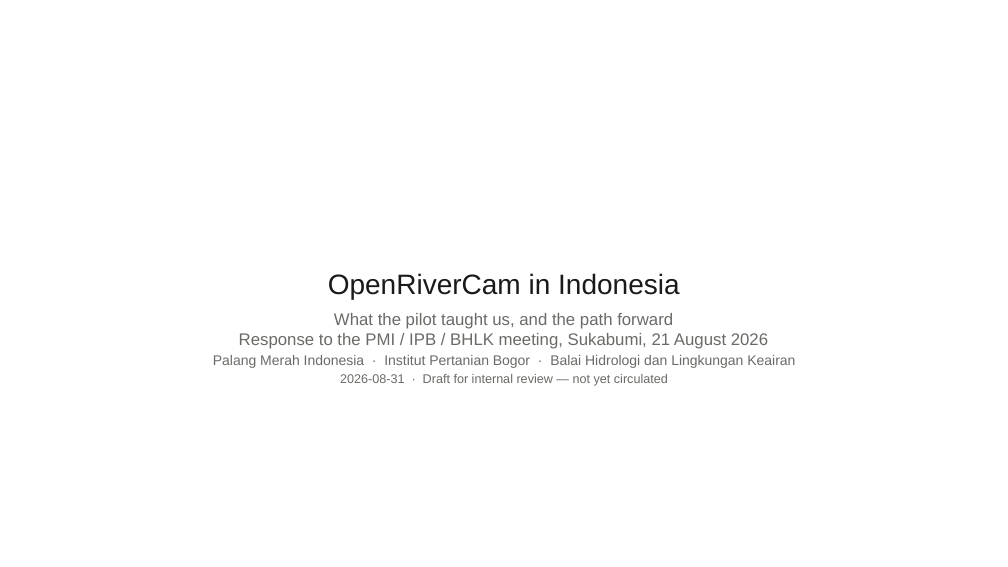
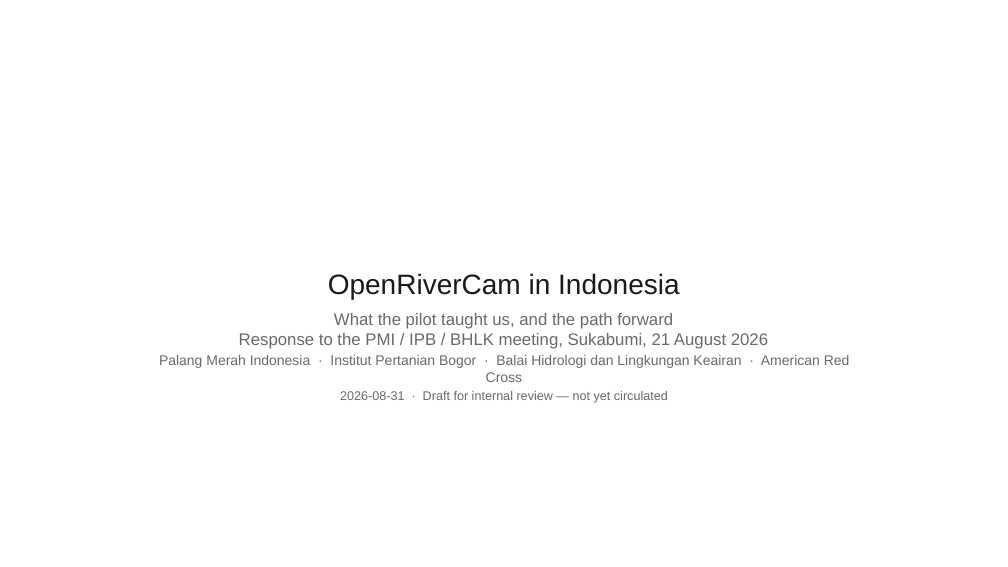
Before and after one commit to tom-jordan23/openrivercam, a slide deck: slide 1 of spring_2026_ID/docs/pdf/REPLICATION_RECOMMENDATIONS_BRIEFING.pptx. Drawn at 1008x567 pixels with LibreOffice and Linux fonts; fonts in the diff are those of the drawing; background and template pictures are left out. Boxes give left, top, right and bottom in pixels: in the first picture for what was removed or moved away, otherwise in the second. Text is boxed around its words. In the diff, an @@ line names an element or a change of style, - is before the commit and + after.

```diff
--- a/spring_2026_ID/docs/pdf/REPLICATION_RECOMMENDATIONS_BRIEFING.pptx
+++ b/spring_2026_ID/docs/pdf/REPLICATION_RECOMMENDATIONS_BRIEFING.pptx
@@ text at (159, 355, 850, 382): text changed @@
-Palang Merah Indonesia · Institut Pertanian Bogor · Balai Hidrologi dan Lingkungan Keairan
+Palang Merah Indonesia · Institut Pertanian Bogor · Balai Hidrologi dan Lingkungan Keairan · American Red Cross
```
Also in this commit, not shown: 20 other slides changed, 7 other files.
